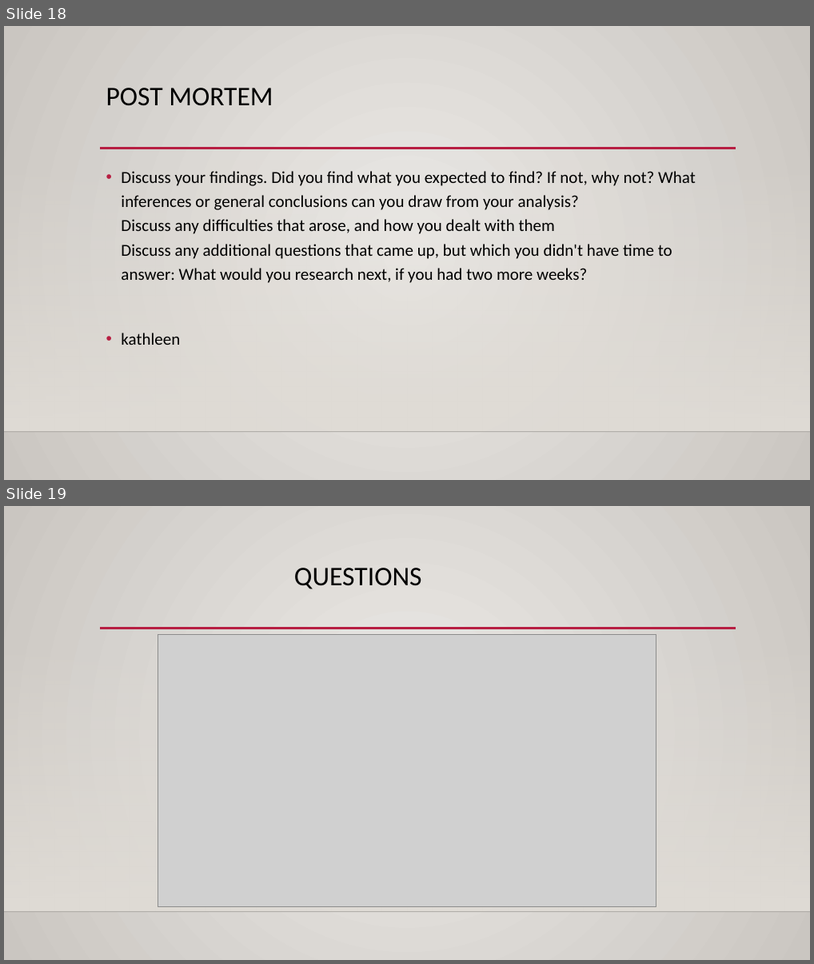
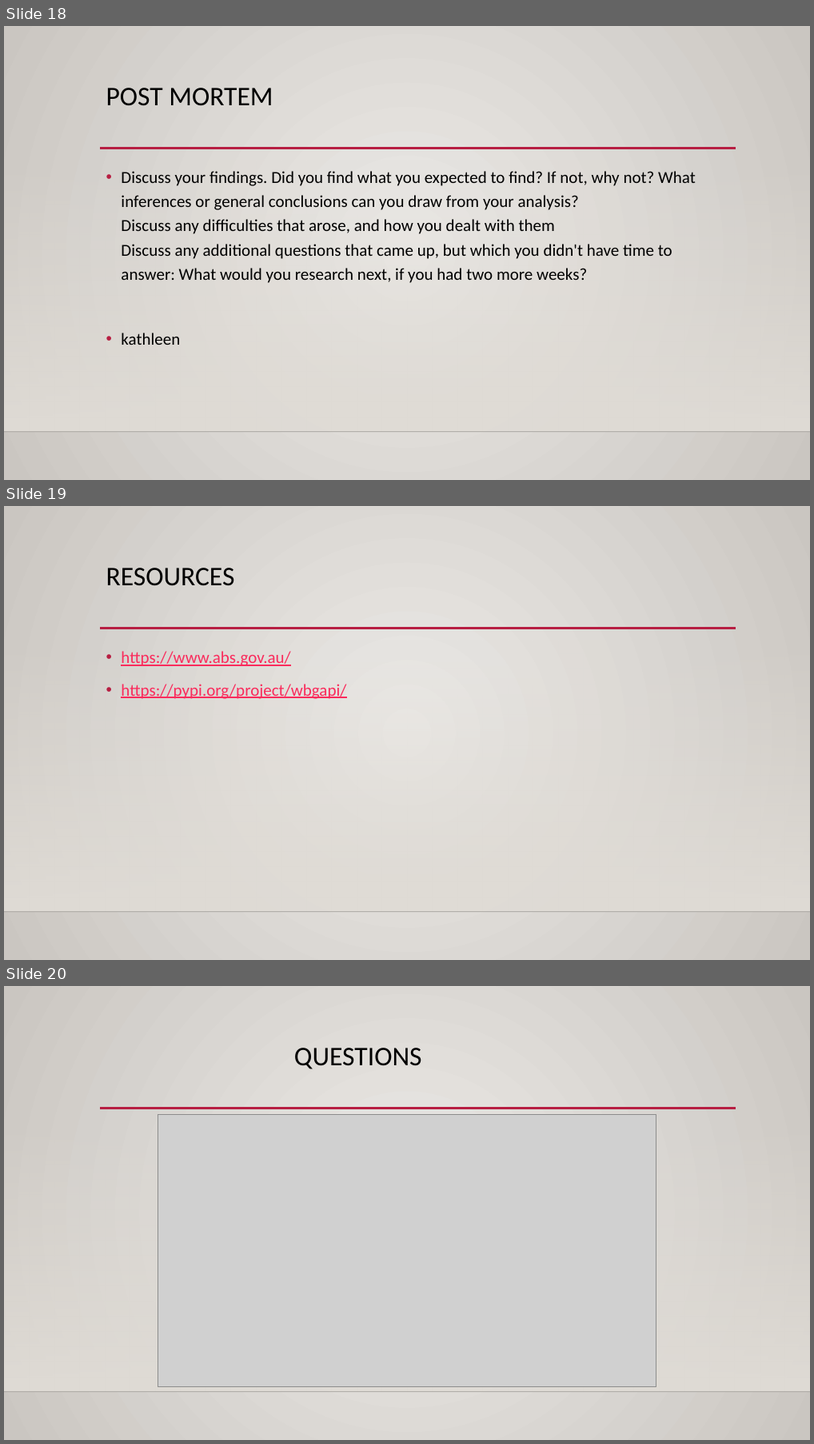
Before and after one commit to Lopokoiyit/PROJECT_ONE, a slide deck: Final Powerpoint_Radhika.pptx. Shown one above the other, each under a label of ours: slides 18 and 19 before the commit, slides 18, 19 and 20 after it. The pictures are 814x964 and 814x1444 pixels, drawn with LibreOffice and Linux fonts; fonts in the diff are those of the drawing; grey boxes stand for pictures; background and template pictures are left out. Boxes give left, top, right and bottom in pixels: in the first picture for what was removed or moved away, otherwise in the second. Text is boxed around its words. In the diff, an @@ line names an element or a change of style, - is before the commit and + after.

Commit message:
updated ppt

```diff
--- a/Final Powerpoint_Radhika.pptx
+++ b/Final Powerpoint_Radhika.pptx
@@ slide 19 added at (x1=4, y1=506, x2=810, y2=960), background gradient #ECEAE7 to #CAC7C1; not listed: 3 template elements that a slide beside it also shows @@
@@ title added at (x1=106, y1=568, x2=235, y2=586), 32 pt, text #000000 @@
+RESOURCES
@@ text added at (x1=121, y1=651, x2=346, y2=699), 20 pt, text #FA2B5C, underline @@
+• https://www.abs.gov.au/
+• https://pypi.org/project/wbgapi/
@@ what was slide 19 is now slide 20 @@
```
